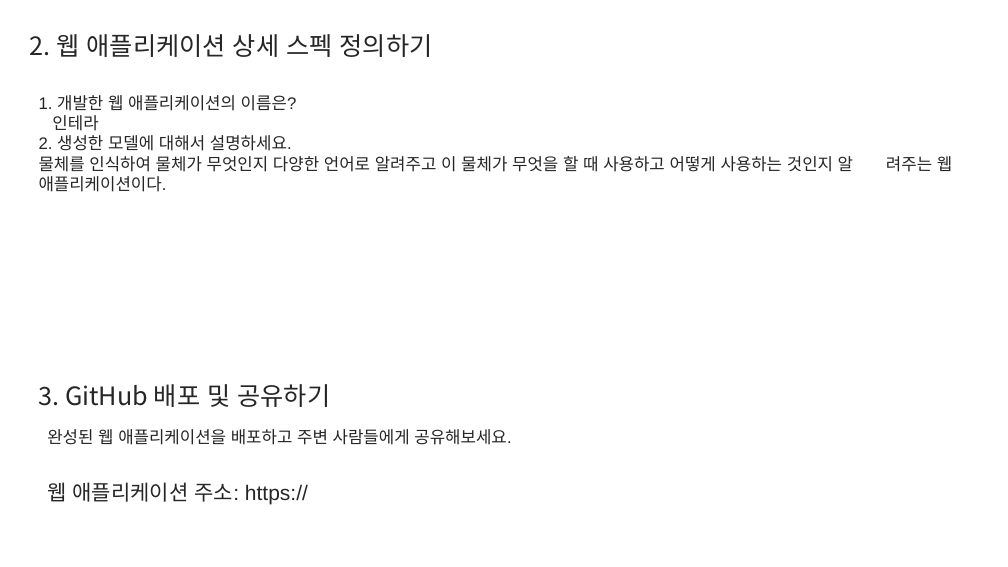
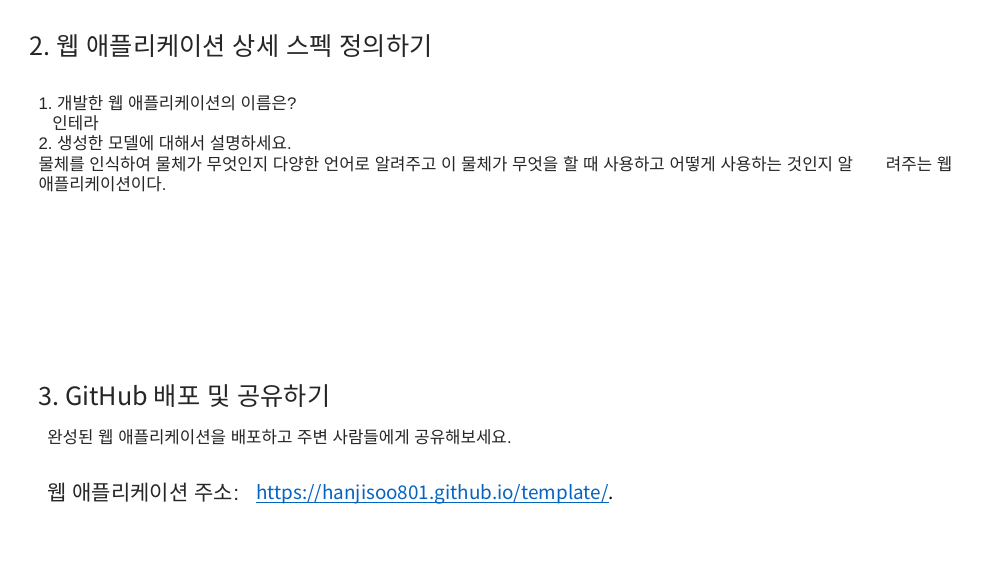
Before and after one commit to hanjisoo801/template, a slide deck: slide 3 of Report.pptx. Drawn at 1008x567 pixels with LibreOffice and Linux fonts; fonts in the diff are those of the drawing. Boxes give left, top, right and bottom in pixels: in the first picture for what was removed or moved away, otherwise in the second. Text is boxed around its words. In the diff, an @@ line names an element or a change of style, - is before the commit and + after.

Commit message:
ppt

```diff
--- a/Report.pptx
+++ b/Report.pptx
@@ text at [47,482,239,502]: text changed @@
-웹 애플리케이션 주소: https://
+웹 애플리케이션 주소:
@@ text added at [256,484,614,504], 18 pt, text #0563C1, underline @@
+https://hanjisoo801.github.io/template/.
```
